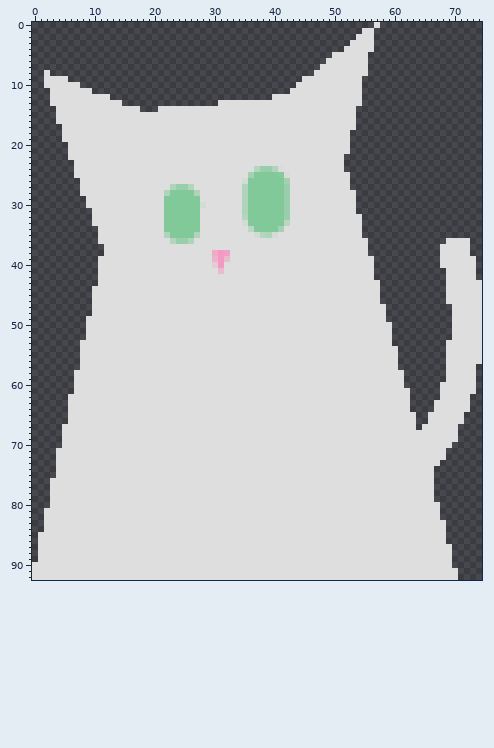
Sprite sheet, stored at source/static/images/cat-dark.png. Above, as it was before the edit.
The file is 75x93 pixels. Colours within 5 levels of each other are drawn and written as one.
After:
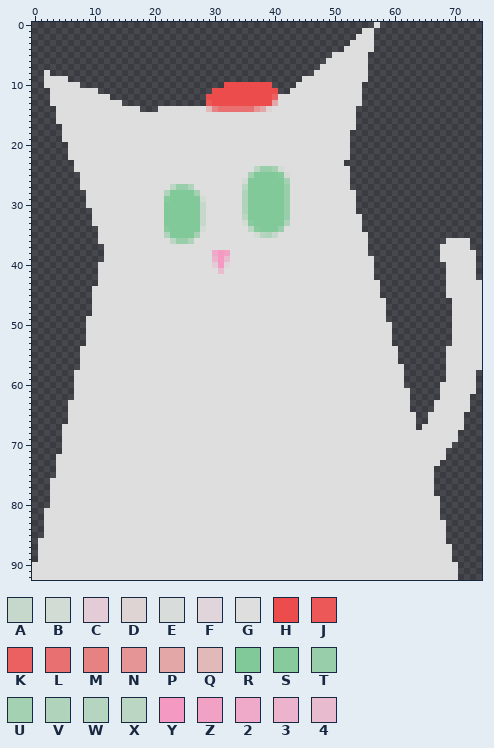
Palette (. is transparent): A #c6d8cc  B #d2dbd4  C #e3ccd6  D #ded4d4  E #d8dddb  F #e0d5da  G #dededf  H #ed4c4c  J #ec5757  K #eb6161  L #e97070  M #e78282  N #e59595  P #e3a7a7  Q #e1b9b9  R #81c998  S #87ca9c  T #98cea9  U #a4d1b2  V #afd3bb  W #b5d5c0  X #bbd6c3  Y #f499c1  Z #f1a2c4  2 #eeaac8  3 #ebb3cc  4 #e9bbcf
From old to new:
y 9: x 55 . -> G
y 10: x 32..39 ........ -> HHHHHHHH
y 11: x 10 . -> G; x 30..40 ........... -> HHHHHHHHHHH
y 12: x 29..40 ...........G -> HHHHHHHHHHHK
y 13: x 29..40 ..GGGGGGGGGG -> JHHHHHHHHHHP
y 14: x 29..39 GGGGGGGGGGG -> QMLLLLLLNPD
y 22: x 52 . -> G
y 24: x 37 W -> X; x 40..41 VE -> UB; x 52 . -> G
y 25: x 7 G -> .; x 42 E -> B
y 27: x 23 V -> X; x 26 W -> V; x 35 V -> X
y 28: x 8 G -> .; x 27 V -> U
y 29: x 22 R -> S; x 28 G -> B
y 30: x 28 B -> A
y 31: x 28 G -> A
y 32: x 28 G -> A; x 35 W -> X
y 33: x 28 G -> A; x 36 R -> S; x 42 X -> V
y 34: x 22 R -> S; x 28 G -> B; x 37 R -> S; x 41 U -> T
y 35: x 27 V -> U; x 40 B -> A; x 55 . -> G
y 36: x 23 W -> X
y 38: x 73 . -> G
y 39: x 11 G -> .
y 40: x 32 G -> F; x 68 G -> .
y 46: x 58 . -> G; x 69 G -> .
y 53: x 8 G -> .; x 69 G -> .
y 57: x 61 . -> G; x 74 . -> G
y 62: x 6 G -> .
y 67: x 71 . -> G
y 71: x 4 G -> .
y 79: x 67 . -> G
y 85: x 1 G -> .
y 90: x 70 . -> G
